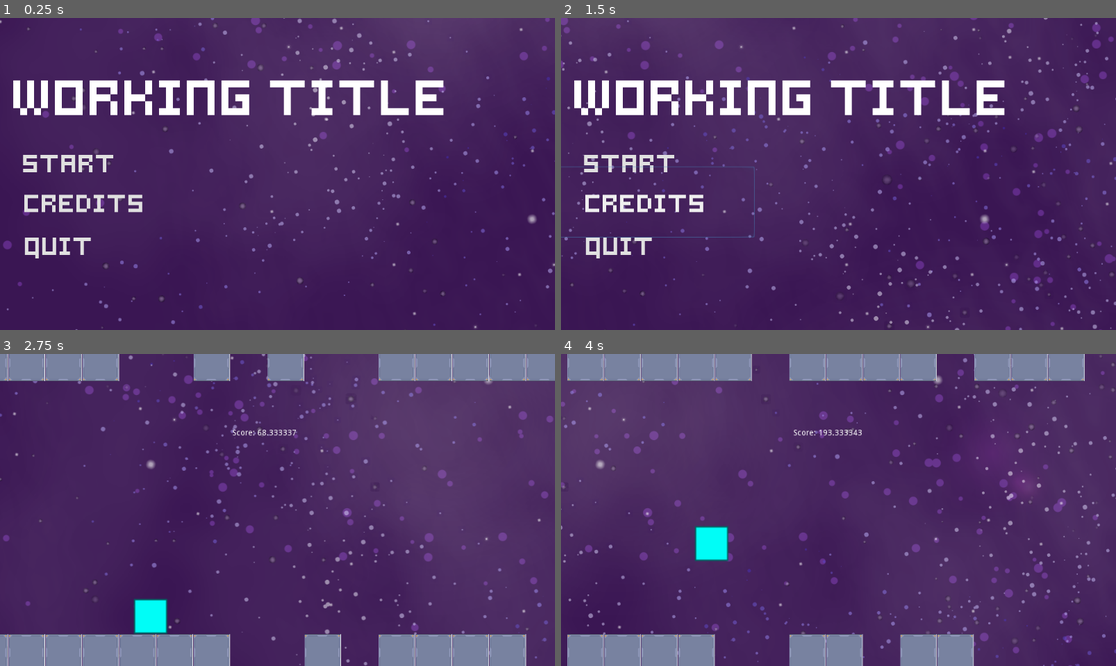
Above: before the commit, frames 1-4 (two rows, left to right).
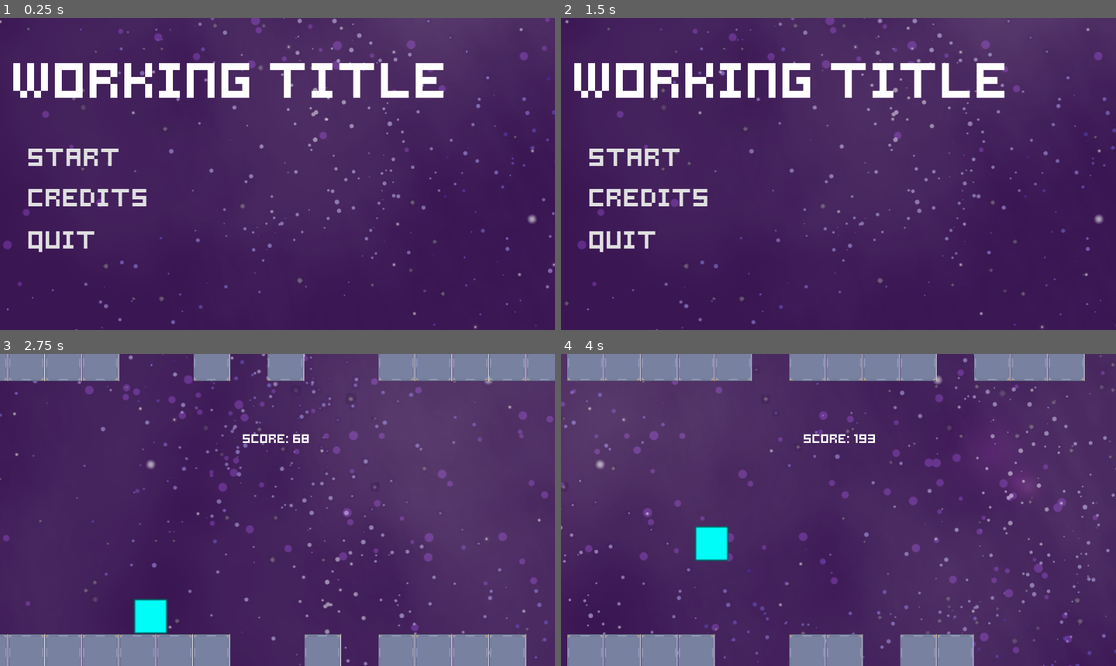
Above: after the commit, the same moments.

Repository: KDreynolds/godotgame
Game: Godot game, scene res://Scenes/StartScreen.tscn
Same seed, same stepped clock (60 frames per second), same inputs: the game is played once before the commit and once after it.
Inputs (mouse positions are in pixels of both pictures, inside the frame that each line leads up to):
- Up to frame 1 (0.25 s): no input
- Up to frame 2 (1.5 s): click "CREDITS" at 0.5 s; click (1071, 39) at 1.25 s, where only the run after the commit has a clickable "BACK"
- Up to frame 3 (2.75 s): click "Start" at 2 s
- Up to frame 4 (4 s): tap Enter (ui_accept) at 2.75, 3.02, 3.77 s

The runs differ from the first frame. In frame 1, 7.7% of the frame differs, in the area x 2-80%, y 14-78%; in frame 2, 12%, in the area x 0-100%, y 0-100%; in frame 3, 0.3%; in frame 4, 0.3%.

Commit message:
UI updates
- wired up the menu options
- added back button to credits screen
- got font working throughout game
- removed in game score counter from being visible during game over screen
- added background parallax scroll to credits screen
- added quit button
- aligned text on game over screen

Diff:
--- a/Endless_Runner_3.5/Scenes/Credits.tscn
+++ b/Endless_Runner_3.5/Scenes/Credits.tscn
@@ -1,11 +1,14 @@
-[gd_scene load_steps=5 format=2]
+[gd_scene load_steps=7 format=2]
 
 [ext_resource path="res://Assets/T_PurpleBackground_Version1_Layer1.png" type="Texture" id=1]
 [ext_resource path="res://Assets/T_PurpleBackground_Version1_Layer4.png" type="Texture" id=2]
 [ext_resource path="res://Assets/T_PurpleBackground_Version1_Layer3.png" type="Texture" id=3]
 [ext_resource path="res://Assets/T_PurpleBackground_Version1_Layer2.png" type="Texture" id=4]
+[ext_resource path="res://Scripts/credits_screen.gd" type="Script" id=5]
+[ext_resource path="res://dynamicfont.tres" type="DynamicFont" id=6]
 
 [node name="Node2D" type="ColorRect"]
+script = ExtResource( 5 )
 
 [node name="Background" type="ParallaxBackground" parent="."]
 scroll_offset = Vector2( 1, 0 )
@@ -40,24 +43,51 @@
 
 [node name="TextureRect" type="RichTextLabel" parent="."]
 margin_left = 23.0
-margin_top = 93.0
+margin_top = 12.0
 margin_right = 606.0
-margin_bottom = 489.0
+margin_bottom = 378.0
 rect_scale = Vector2( 1.5, 1.5 )
 bbcode_enabled = true
-bbcode_text = "[font=res://dynamicfont.tres]Created by
+bbcode_text = "[font=res://dynamicfont.tres]
 Kyle reynolds
 
-Music by
-someone else
+Dan quinn
 [/font]
 
 "
-text = "Created by
+text = "
 Kyle reynolds
 
-Music by
-someone else
+Dan quinn
 
 
 "
+
+[node name="RichTextLabel" type="RichTextLabel" parent="."]
+margin_left = 57.0
+margin_top = -5.0
+margin_right = 846.0
+margin_bottom = 516.0
+bbcode_enabled = true
+bbcode_text = "[font=res://dynamicfont.tres]
+created by
+
+
+music by
+[/font]"
+text = "
+created by
+
+
+music by
+"
+
+[node name="BackButton" type="Button" parent="."]
+margin_left = 852.0
+margin_top = 21.0
+margin_right = 984.0
+margin_bottom = 87.0
+rect_scale = Vector2( 0.5, 0.5 )
+custom_fonts/font = ExtResource( 6 )
+text = "BACK"
+flat = true
--- a/Endless_Runner_3.5/Scenes/Game.tscn
+++ b/Endless_Runner_3.5/Scenes/Game.tscn
@@ -12,6 +12,7 @@
 [ext_resource path="res://Assets/T_PurpleBackground_Version1_Layer4.png" type="Texture" id=10]
 [ext_resource path="res://Assets/T_PurpleBackground_Version1_Layer3.png" type="Texture" id=11]
 [ext_resource path="res://Assets/T_PurpleBackground_Version1_Layer2.png" type="Texture" id=12]
+[ext_resource path="res://dynamicfont.tres" type="DynamicFont" id=13]
 
 [sub_resource type="RectangleShape2D" id=3]
 extents = Vector2( 30, 30 )
@@ -67,7 +68,6 @@
 mouse_filter = 2
 
 [node name="ScoreLabel" parent="UI/ScoreContainer" instance=ExtResource( 5 )]
-anchor_right = 0.0
 anchor_bottom = 0.0
 margin_left = -178.0
 margin_top = 120.0
@@ -88,7 +88,9 @@
 margin_top = 218.0
 margin_right = 542.0
 margin_bottom = 277.0
+rect_scale = Vector2( 0.5, 0.5 )
 size_flags_vertical = 5
+custom_fonts/font = ExtResource( 13 )
 text = "Game Over"
 align = 1
 valign = 1
--- a/Endless_Runner_3.5/Scenes/Score.tscn
+++ b/Endless_Runner_3.5/Scenes/Score.tscn
@@ -1,10 +1,13 @@
-[gd_scene format=2]
+[gd_scene load_steps=2 format=2]
+
+[ext_resource path="res://dynamicfont.tres" type="DynamicFont" id=1]
 
 [node name="ScoreLabel" type="Label"]
-anchor_right = 0.004
 anchor_bottom = 0.004
-margin_right = 39.16
-margin_bottom = 22.84
+margin_bottom = 57.84
+rect_scale = Vector2( 0.5, 0.5 )
+custom_fonts/font = ExtResource( 1 )
+align = 1
 __meta__ = {
 "_editor_description_": ""
 }
--- a/Endless_Runner_3.5/Scenes/StartScreen.tscn
+++ b/Endless_Runner_3.5/Scenes/StartScreen.tscn
@@ -16,23 +16,19 @@
 
 [node name="TextureRect" type="RichTextLabel" parent="."]
 margin_left = 23.0
-margin_top = 72.0
-margin_right = 461.0
-margin_bottom = 177.0
+margin_top = 42.0
+margin_right = 490.0
+margin_bottom = 108.0
 rect_scale = Vector2( 2, 2 )
 bbcode_enabled = true
-bbcode_text = "[font=res://dynamicfont.tres]Working Title[/font]
-
-"
-text = "Working Title
-
-"
+bbcode_text = "[font=res://dynamicfont.tres]Working Title[/font]"
+text = "Working Title"
 
 [node name="StartButton" type="Button" parent="."]
-margin_left = 34.0
-margin_top = 186.0
-margin_right = 231.0
-margin_bottom = 312.0
+margin_left = 43.0
+margin_top = 205.0
+margin_right = 239.0
+margin_bottom = 271.0
 custom_fonts/font = ExtResource( 2 )
 text = "Start"
 flat = true
@@ -40,19 +36,19 @@
 icon_align = 1
 
 [node name="QuitButton" type="Button" parent="."]
-margin_left = 25.0
-margin_top = 313.0
-margin_right = 181.0
-margin_bottom = 471.0
+margin_left = 43.0
+margin_top = 348.0
+margin_right = 175.0
+margin_bottom = 414.0
 custom_fonts/font = ExtResource( 2 )
 text = "QUIT"
 flat = true
 
 [node name="CreditsButton" type="Button" parent="."]
-margin_left = -40.0
-margin_top = 257.0
-margin_right = 335.0
-margin_bottom = 380.0
+margin_left = 43.0
+margin_top = 275.0
+margin_right = 265.0
+margin_bottom = 341.0
 custom_fonts/font = ExtResource( 2 )
 text = "CREDITS"
 flat = true
@@ -65,7 +61,7 @@
 motion_mirroring = Vector2( 4096, 2048 )
 
 [node name="Image1" type="Sprite" parent="Background/Layer1"]
-position = Vector2( -1, 0 )
+position = Vector2( 0, 1 )
 texture = ExtResource( 5 )
 
 [node name="Layer2" type="ParallaxLayer" parent="Background"]
--- a/Endless_Runner_3.5/Scripts/Player.gd
+++ b/Endless_Runner_3.5/Scripts/Player.gd
@@ -67,7 +67,7 @@
 
 
 func update_score_label():
-	score_label.text = "Score: " + str(score)
+	score_label.text = "   Score: " + str(int(round(score)))
 
 func update_score(delta):
 	score += score_inc * delta
@@ -86,6 +86,7 @@
 	if not is_game_over:
 		is_game_over = true
 		get_node("/root/Game/UI/GameOverScreen").show_final_score(score)
+		score_label.visible = false
 		get_tree().paused = true
 
 func _on_empty_block_collision(body):
--- /dev/null
+++ b/Endless_Runner_3.5/Scripts/credits_screen.gd
@@ -0,0 +1,16 @@
+extends Node
+
+
+export var speed = -500
+onready var background = $Background
+onready var back_button = $BackButton
+
+
+func _ready():
+	back_button.connect("pressed", self, "_on_back_button_pressed")
+
+func _process(delta):
+	background.scroll_offset.x += speed * delta
+
+func _on_back_button_pressed():
+	get_tree().change_scene("res://Scenes/StartScreen.tscn")
--- a/Endless_Runner_3.5/Scripts/game_over_screen.gd
+++ b/Endless_Runner_3.5/Scripts/game_over_screen.gd
@@ -2,8 +2,15 @@
 
 onready var final_score_label = $FinalScoreLabel
 onready var retry_button = $RetryButton
+var custom_font
 
 func _ready():
+	custom_font = DynamicFont.new()
+	custom_font.font_data = load("res://Samson.ttf")
+	custom_font.size = 24  # Set the desired font size
+
+	final_score_label.add_font_override("font", custom_font)
+	retry_button.add_font_override("font", custom_font)
 	hide()
 	retry_button.connect("pressed", self, "_on_retry_button_pressed")
 
@@ -14,3 +21,5 @@
 func _on_retry_button_pressed():
 	hide()
 	get_tree().paused = false
+	get_node("/root/Game/Player").reset_speed()
+	get_node("/root/Game/UI/ScoreContainer/ScoreLabel").visible = true
--- a/Endless_Runner_3.5/Scripts/start_screen.gd
+++ b/Endless_Runner_3.5/Scripts/start_screen.gd
@@ -3,12 +3,22 @@
 onready var start_button = $StartButton
 export var speed = -500
 onready var background = $Background
+onready var credits_button = $CreditsButton
+onready var quit_button = $QuitButton
 
 func _ready():
 	start_button.connect("pressed", self, "_on_start_button_pressed")
+	credits_button.connect("pressed", self, "_on_credits_button_pressed")
+	quit_button.connect("pressed", self, "_on_quit_button_pressed")
 
 func _on_start_button_pressed():
 	get_tree().change_scene("res://Scenes/Game.tscn")
 
+func _on_credits_button_pressed():
+	get_tree().change_scene("res://Scenes/Credits.tscn")
+
+func _on_quit_button_pressed():
+	get_tree().quit()
+
 func _process(delta):
 	background.scroll_offset.x += speed * delta
Not shown: 1 places in Endless_Runner_3.5/Scenes/Game.tscn that only renumber resources
